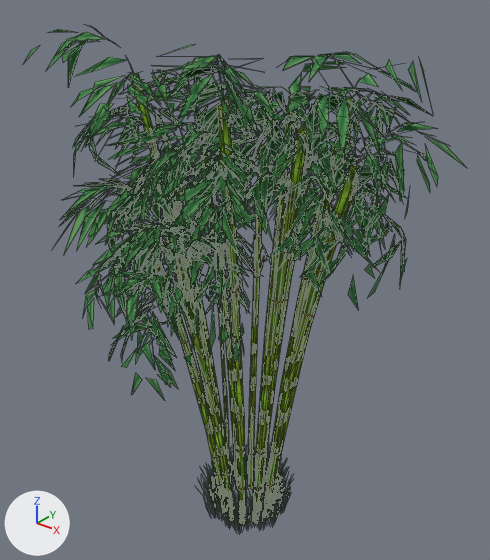
Before and after pictures for a commit that changed the glTF model assets/models/low/tre.glb.
Rendered twice from a 50 mm lens placed at (0.712, -0.887, 1.104), pointed at (0.0, 0.003, 0.553). Arrows for +X, +Y and +Z are at lower left; the lights stay in place. The picture after the commit comes second. Mesh edges are drawn as thin lines. Where no turn or scale is listed for an object, it has been applied to the vertices. Vertices at exactly the same position are counted once.

In view in the first picture: 'bamboo_tree_Leaf_0', 'bamboo_tree_Leaf_0.001', 'bamboo_tree_Mf_Grass_0', 'bamboo_tree_Trunk_0'.
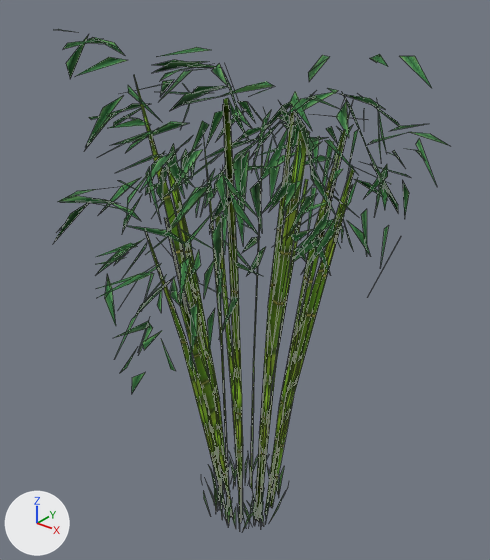
Where the newer file only moved an object's origin or applied its transform, the numbers keep the older frame.

What the commit changed:
me_bamboo_tree_trunk_0 is used by ob_bamboo_tree_trunk_0; location (0.023, -0.008, 0.482).
me_bamboo_tree_trunk_0 had 999 vertices, 1331 faces and spanned x -0.221..0.221, y -0.215..0.215, z -0.482..0.482.
me_bamboo_tree_trunk_0 now has 139 vertices, 196 faces and spans x -0.212..0.193, y -0.168..0.198, z -0.482..0.438.
me_bamboo_tree_trunk_0 part 1: 88 loose pieces with 383 vertices, spanning x -0.221..0.221, y -0.215..0.215, z 0.074..0.482, are deleted.
me_bamboo_tree_trunk_0 part 2: 510 vertices removed from x -0.217..0.195, y -0.179..0.198, z -0.482..0.439; 33 vertices added at x -0.212..0.193, y -0.152..0.192, z -0.481..0.437.
me_bamboo_tree_mf_grass_0 is used by ob_bamboo_tree_mf_grass_0; location (0.002, 0.008, 0.058).
me_bamboo_tree_mf_grass_0 had 2380 vertices, 1499 faces and spanned x -0.109..0.109, y -0.115..0.115, z -0.058..0.058.
me_bamboo_tree_mf_grass_0 now has 231 vertices, 114 faces and spans x -0.096..0.091, y -0.094..0.078, z -0.058..0.051.
me_bamboo_tree_mf_grass_0 part 3: 464 loose pieces with 2026 vertices, spanning x -0.109..0.109, y -0.115..0.115, z -0.058..0.058, are deleted.
me_bamboo_tree_mf_grass_0 part 4: 2 vertices moved from x -0.073..-0.058, y -0.021..0.046, z -0.058..-0.03 to x -0.073..-0.057, y -0.021..0.044, z -0.058; 137 vertices removed from x -0.081..0.092, y -0.091..0.074, z -0.058..0.045; 26 vertices added at x -0.096..0.035, y -0.061..0.067, z -0.058..0.04.
Other edits to the shape of me_bamboo_tree_mf_grass_0 do not show in these pictures.
me_bamboo_tree_leaf_0 is used by ob_bamboo_tree_leaf_0; parent ob_bamboo_tree; location (7.103, -16.44, 319.0); scale (131.0, 131.0, 131.0).
me_bamboo_tree_leaf_0 had 1581 vertices, 1446 faces and spanned x -0.97..0.97, y -1.0..1.0, z -0.81..0.81.
me_bamboo_tree_leaf_0 now has 779 vertices, 330 faces and spans x -1.0..1.0, y -0.95..0.95, z -0.87..0.87.
me_bamboo_tree_leaf_0 part 5: 335 loose pieces with 1524 vertices, spanning x -0.97..0.97, y -1.0..1.0, z -0.81..0.81, are deleted.
me_bamboo_tree_leaf_0 part 6: 57 vertices removed from x -0.62..0.29, y -0.76..-0.13, z -0.72..0.62; 779 vertices added at x -1.0..1.0, y -0.95..0.95, z -0.87..0.87.
In object 'bamboo_tree_Leaf_0' (ob_bamboo_tree_leaf_0), parent is no longer ob_bamboo_tree.
Object 'bamboo_tree_Leaf_0' (ob_bamboo_tree_leaf_0) moves from (7.103, -16.44, 319.0) to (0.0367, -0.0169, 0.71).
Object 'bamboo_tree_Leaf_0' (ob_bamboo_tree_leaf_0) is rescaled from (131.0, 131.0, 131.0) to (0.325, 0.325, 0.325).
Object 'bamboo_tree_Leaf_0.001' (ob_bamboo_tree_leaf_0_001) is deleted.

Changed parts and their boxes (x1, y1, x2, y2) in the pictures (490 x 560 px):
'bamboo_tree_Leaf_0.001', deleted (green)
    before: (24, 24, 465, 400)
'bamboo_tree_Leaf_0', reshaped, moved, rescaled (6% wider, 17% taller)
    before: (60, 54, 432, 364)
    after: (54, 29, 450, 393)
'bamboo_tree_Trunk_0', reshaped (9% narrower)
    before: (124, 62, 367, 525)
    after: (134, 75, 354, 523)
'bamboo_tree_Mf_Grass_0', reshaped (12% narrower, 7% shorter)
    before: (197, 445, 292, 533)
    after: (201, 448, 284, 530)
part 1 of me_bamboo_tree_trunk_0, deleted
    before: (124, 62, 367, 313)
part 2 of me_bamboo_tree_trunk_0, cut back
    before: (131, 74, 359, 525)
    after: (134, 75, 354, 522)
part 3 of me_bamboo_tree_mf_grass_0, deleted
    before: (197, 445, 292, 533)
part 4 of me_bamboo_tree_mf_grass_0, cut back
    before: (203, 452, 285, 526)
    after: (211, 455, 278, 512)
part 5 of me_bamboo_tree_leaf_0, deleted
    before: (60, 54, 432, 364)
part 6 of me_bamboo_tree_leaf_0, reshaped
    before: (116, 87, 248, 335)
    after: (54, 29, 450, 393)
